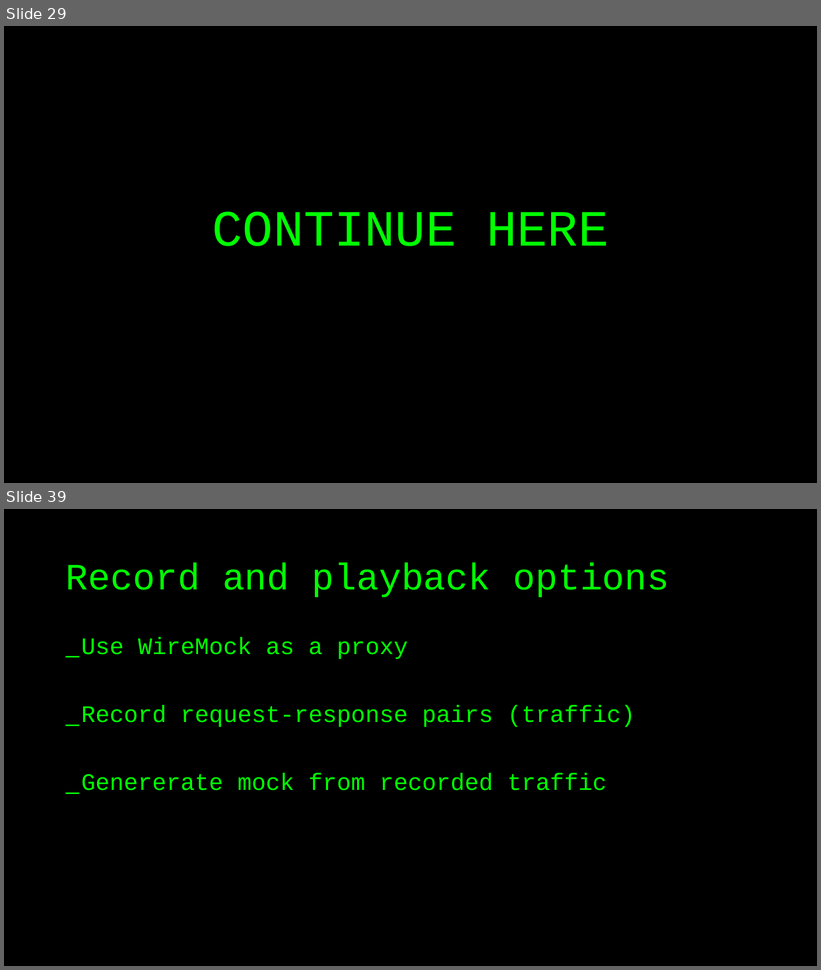
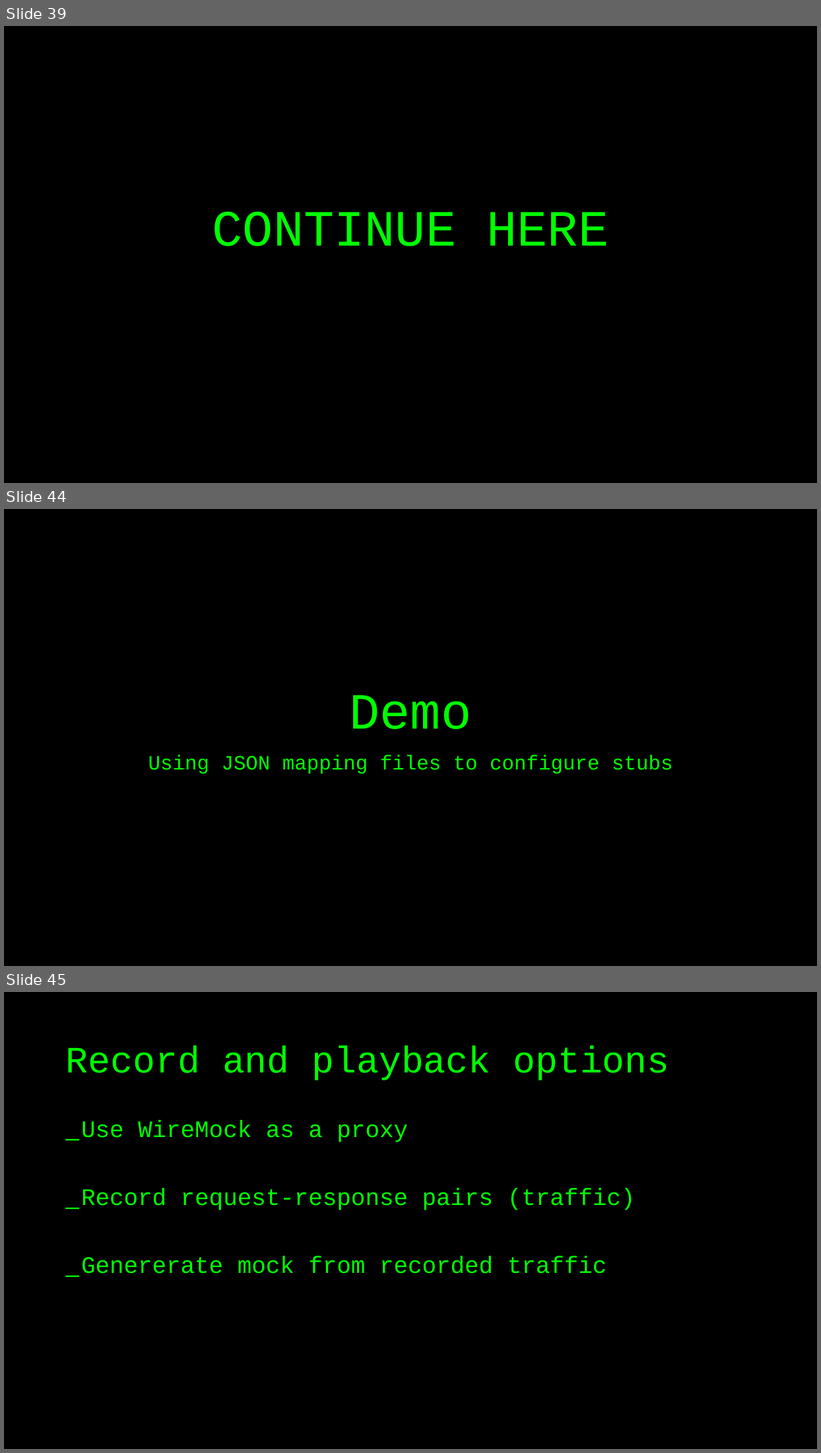
Before and after one commit to basdijkstra/wiremock-workshop, a slide deck: wiremock_workshop.pptx. Shown one above the other, each under a label of ours: slides 29 and 39 before the commit, slides 39, 44 and 45 after it; the slides between them are not shown. The pictures are 821x970 and 821x1453 pixels, drawn with LibreOffice and Linux fonts; fonts in the diff are those of the drawing. Boxes give left, top, right and bottom in pixels: in the first picture for what was removed or moved away, otherwise in the second. Text is boxed around its words. In the diff, an @@ line names an element or a change of style, - is before the commit and + after.

```diff
--- a/wiremock_workshop.pptx
+++ b/wiremock_workshop.pptx
@@ slide 44 added at (x1=4, y1=509, x2=817, y2=966), background #000000 @@
@@ title added at (x1=350, y1=695, x2=472, y2=729), 60 pt, text #00FF00 @@
+Demo
@@ subtitle added at (x1=149, y1=755, x2=673, y2=774), 24 pt, text #00FF00 @@
+Using JSON mapping files to configure stubs
@@ what was slide 29 is now slide 39 @@
@@ what was slide 39 is now slide 45 @@
```
Also in this commit, not shown: 3 slides changed, 6 other slides added, 1 slide removed.
